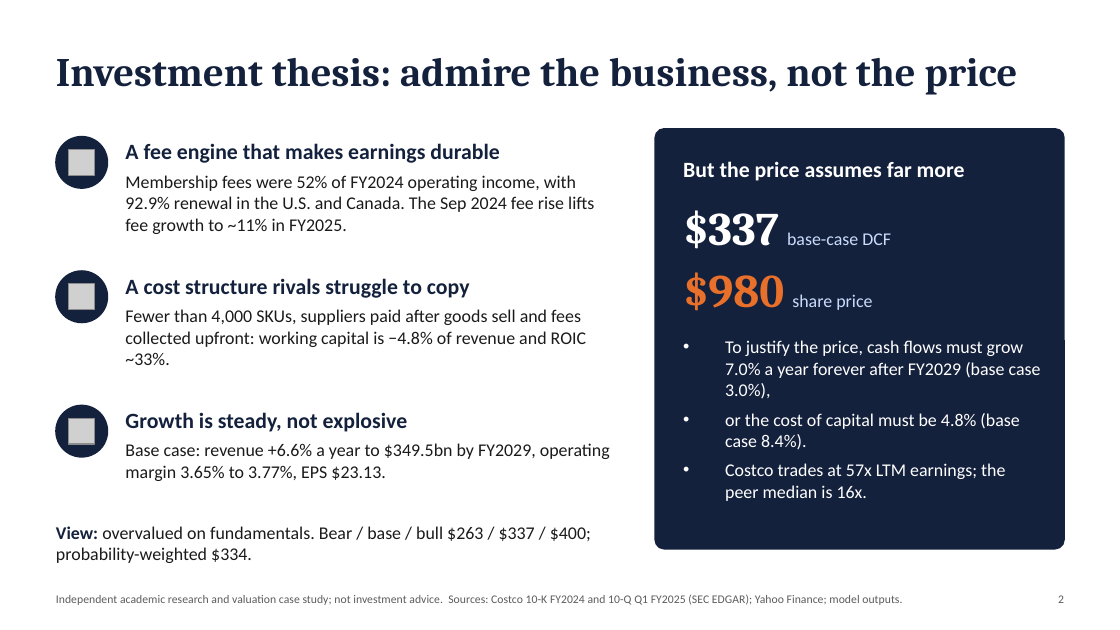
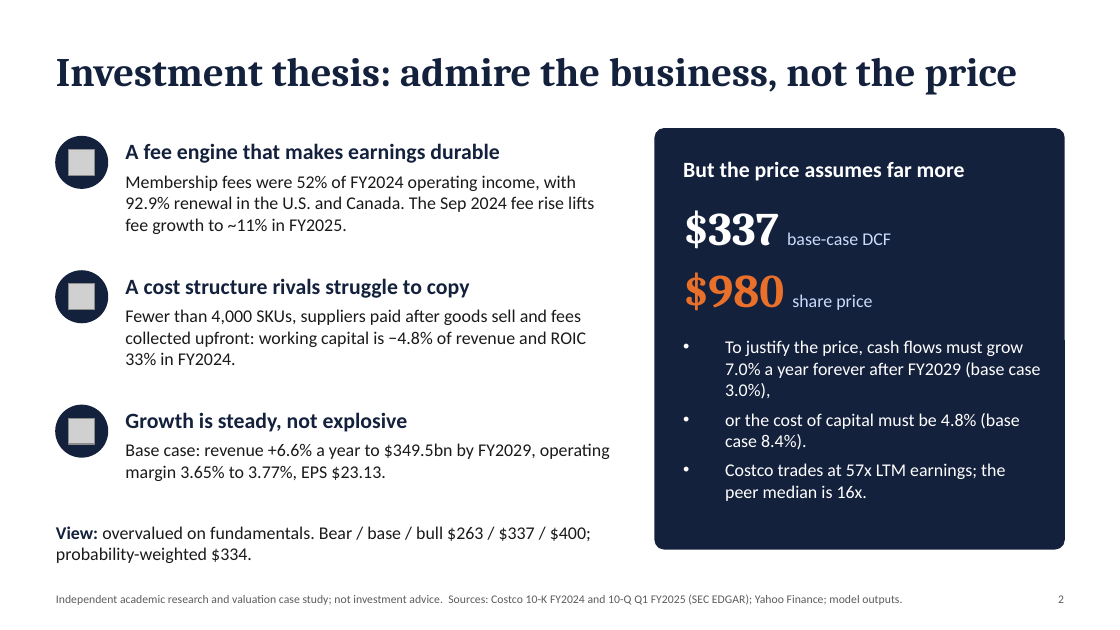
Before and after one commit to pooja003-cloud/costco-equity-research-valuation, a slide deck: slide 2 of outputs/COST_Equity_Research_Deck.pptx. Drawn at 1120x630 pixels with LibreOffice and Linux fonts; fonts in the diff are those of the drawing; grey boxes stand for pictures. Boxes give left, top, right and bottom in pixels: in the first picture for what was removed or moved away, otherwise in the second. Text is boxed around its words. In the diff, an @@ line names an element or a change of style, - is before the commit and + after.

Commit message:
ClaudeFinanceLab review 4 (IC memo): align ROIC, implied-growth and WACC wording across memo and deck

```diff
--- a/outputs/COST_Equity_Research_Deck.pptx
+++ b/outputs/COST_Equity_Research_Deck.pptx
@@ text at (125, 309, 586, 365): text changed @@
-Fewer than 4,000 SKUs, suppliers paid after goods sell and fees collected upfront: working capital is −4.8% of revenue and ROIC ~33%.
+Fewer than 4,000 SKUs, suppliers paid after goods sell and fees collected upfront: working capital is −4.8% of revenue and ROIC 33% in FY2024.
```
Also in this commit, not shown: 1 other slide changed, 5 other files.
